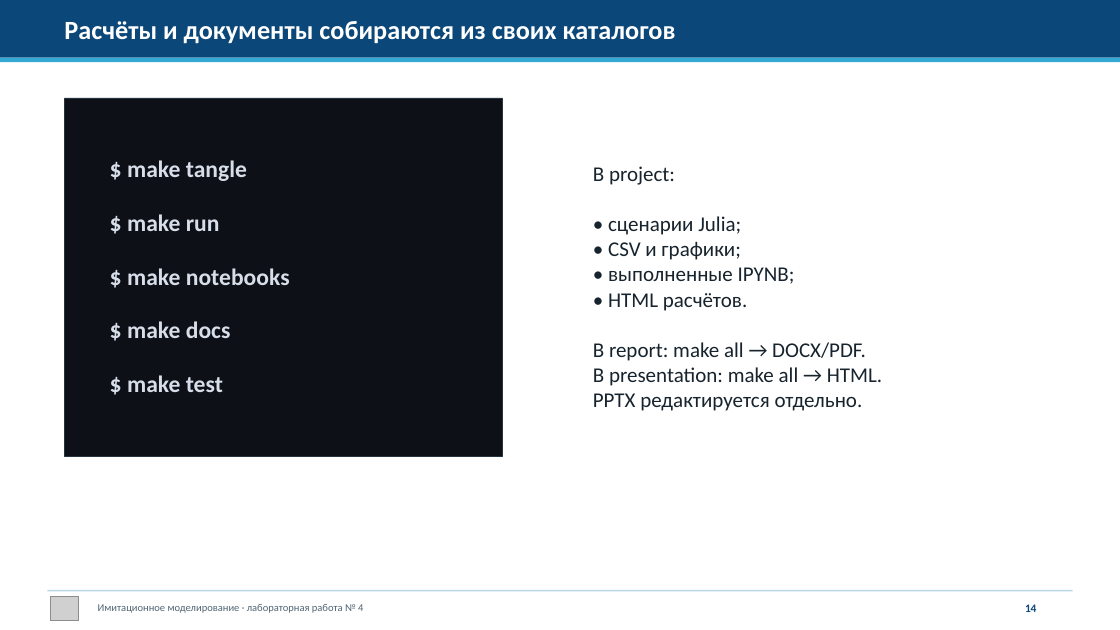
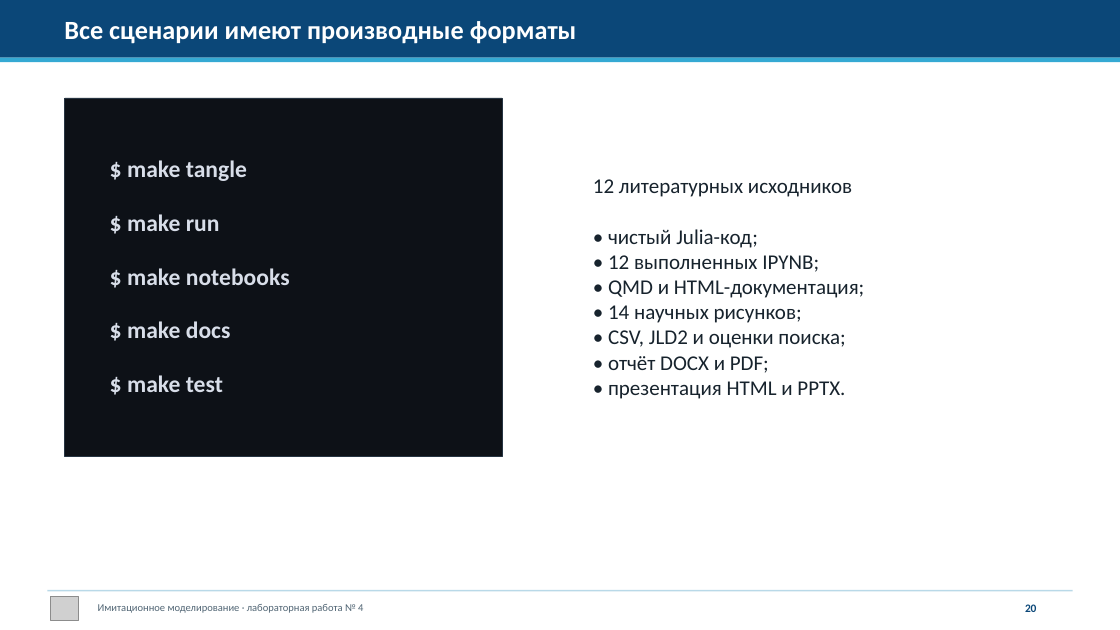
Before and after one commit to dakuokkonen1/study-2026-simulation-modeling, a slide deck: slide 20 of labs/lab04/presentation/simulation-modeling-lab04-presentation.pptx (slide 14 before the commit). Drawn at 1120x630 pixels with LibreOffice and Linux fonts; fonts in the diff are those of the drawing; grey boxes stand for pictures. Boxes give left, top, right and bottom in pixels: in the first picture for what was removed or moved away, otherwise in the second. Text is boxed around its words. In the diff, an @@ line names an element or a change of style, - is before the commit and + after.

Commit message:
docs(lab04): update report and presentation

```diff
--- a/labs/lab04/presentation/simulation-modeling-lab04-presentation.pptx
+++ b/labs/lab04/presentation/simulation-modeling-lab04-presentation.pptx
@@ text at (64, 21, 577, 44): text changed @@
-Расчёты и документы собираются из своих каталогов
+Все сценарии имеют производные форматы
@@ text at (593, 179, 864, 399): text changed @@
-В project:
-• сценарии Julia;
-• CSV и графики;
-• выполненные IPYNB;
-• HTML расчётов.
-В report: make all → DOCX/PDF.
-В presentation: make all → HTML.
-PPTX редактируется отдельно.
+12 литературных исходников
+• чистый Julia-код;
+• 12 выполненных IPYNB;
+• QMD и HTML-документация;
+• 14 научных рисунков;
+• CSV, JLD2 и оценки поиска;
+• отчёт DOCX и PDF;
+• презентация HTML и PPTX.
@@ text at (1025, 604, 1037, 612): text changed @@
-14
+20
```
Also in this commit, not shown: 2 other slides changed, 18 slides added, 12 slides removed, 14 other files.
